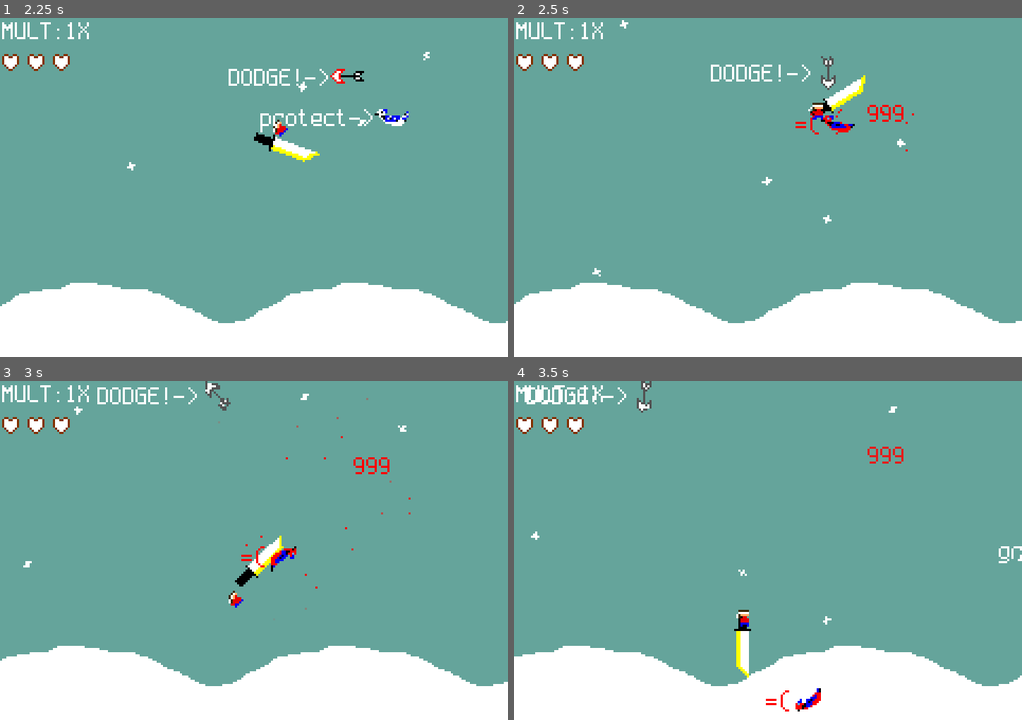
Above: before the commit, frames 1-4 (two rows, left to right).
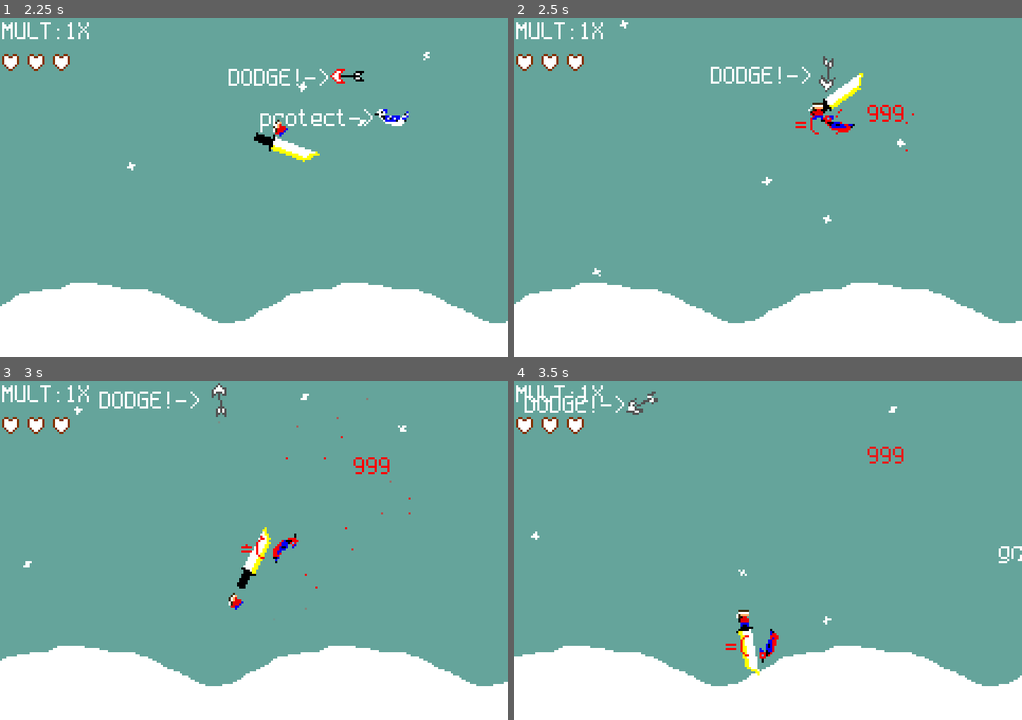
Above: after the commit, the same moments.

Repository: bytomancer/clonq-jam-2026
Game: Godot game, scene res://scn/main.tscn
Two runs of this game, one before a commit and one after it. Both use one fixed random seed, a clock stepped at 60 frames per second and the inputs below. This scene is started directly instead of the project's main scene.
Inputs (mouse positions are in pixels of both pictures, inside the frame that each line leads up to):
- Up to frame 1 (2.25 s): tap Enter (ui_accept) at 0.5, 0.77, 1.52 s; move the mouse to (365, 170) at 0.52 s; move the mouse to (152, 204) at 1.27 s; move the mouse to (304, 112) at 2.02 s
- Up to frame 2 (2.5 s): no input
- Up to frame 3 (3 s): move the mouse to (228, 618) at 2.77 s
- Up to frame 4 (3.5 s): tap Enter (ui_accept) at 3.02 s

Frame 1 is identical in both runs. In frame 2, 0.6% of the frame differs, in the area x 38-70%, y 11-29%; in frame 3, 1.6%, in the area x 19-59%, y 0-68%; in frame 4, 1.5%.

Commit message:
Fixed arrow damaging from the back, bgm work

Diff:
--- a/godot/fab/arrow.tscn
+++ b/godot/fab/arrow.tscn
@@ -13,7 +13,7 @@
 font_size = 12
 
 [sub_resource type="RectangleShape2D" id="RectangleShape2D_wc0fe"]
-size = Vector2(12, 5)
+size = Vector2(12, 3)
 
 [sub_resource type="AtlasTexture" id="AtlasTexture_vwxr4"]
 atlas = ExtResource("3_fmpqv")
@@ -65,6 +65,9 @@
 
 [sub_resource type="RectangleShape2D" id="RectangleShape2D_qy7k8"]
 size = Vector2(11, 5)
+
+[sub_resource type="RectangleShape2D" id="RectangleShape2D_fmpqv"]
+size = Vector2(13, 7)
 
 [node name="Arrow" type="RigidBody2D" unique_id=226876867 groups=["damaged_by_sword_edge", "offscreen_free"]]
 collision_layer = 64
@@ -129,4 +132,13 @@
 position = Vector2(-8, -1)
 polygon = PackedVector2Array(0, 0, 4, -3, 4, 4, 0, 1)
 
+[node name="ArrowDmgDetector" type="Area2D" parent="." unique_id=654943055]
+collision_layer = 0
+collision_mask = 256
+
+[node name="CollisionShape2D" type="CollisionShape2D" parent="ArrowDmgDetector" unique_id=1257883222]
+position = Vector2(2.5, -0.5)
+shape = SubResource("RectangleShape2D_fmpqv")
+
 [connection signal="body_entered" from="ArrowTip" to="." method="_on_area_2d_body_entered"]
+[connection signal="area_entered" from="ArrowDmgDetector" to="." method="_on_arrow_dmg_detector_area_entered"]
--- a/godot/fab/player.tscn
+++ b/godot/fab/player.tscn
@@ -136,7 +136,7 @@
 polygon = PackedVector2Array(-2, -4, 2, -4, 4, 4, 4, 26, -1, 21, -1, 4)
 
 [node name="Slicer" type="Area2D" parent="Knife" unique_id=482185091]
-collision_layer = 0
+collision_layer = 256
 collision_mask = 248
 
 [node name="CollisionPolygon2D" type="CollisionPolygon2D" parent="Knife/Slicer" unique_id=671930096]
--- a/godot/src/arrow.gd
+++ b/godot/src/arrow.gd
@@ -66,3 +66,10 @@
 	$DeadArrowShaft.global_position = self.global_position
 	$DeadArrowShaft.show()
 	$DeadArrowShaft.disable_mode = PROCESS_MODE_INHERIT
+
+
+func _on_arrow_dmg_detector_area_entered(area: Area2D) -> void:
+	if self.hp <= 0.0:
+		return
+	if area.name == "Slicer":
+		kill_self()
Not shown, changed: assets/strudel/bgm.strudel
Not shown, changed: assets/strudel/prog.strudel
